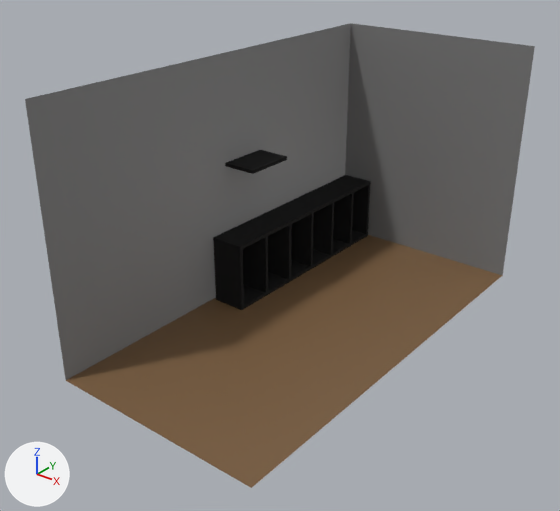
An edit to the glTF model Models/ChuckEsCorner/ChuckEsCornerStage.glb, drawn before and after from the same camera.
The view is the same before and after, from a 50 mm camera at (14.02, -16.09, 11.09) aimed at (2.71, -1.96, 2.33). Every picture has the same lights, and +X, +Y and +Z are marked at lower left. Where no turn or scale is listed for an object, it has been applied to the vertices.

In view in the first picture: 'Cube', 'shelf', 'walls', 'walls.001'.
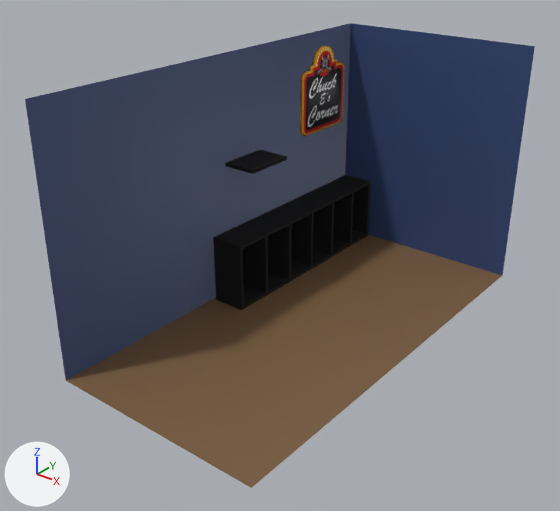
What differs and where, as boxes [x1, y1, x2, y2] in the pictures (560 x 511 px):
'walls', recoloured (grey to blue): [25, 23, 535, 380] in both
'Circle', added: after [300, 46, 344, 136]

The change, as a diff of the scene's bpy script:
```diff
--- a/Models/ChuckEsCorner/ChuckEsCornerStage.glb.py
+++ b/Models/ChuckEsCorner/ChuckEsCornerStage.glb.py
@@ img_chuck_es_corner_1 @@
+img_chuck_es_corner_1 = load_image('Chuck_Es_Corner_1', '_unpacked/Chuck_Es_Corner_1', 346, 438, 'sRGB')
@@ mat_walls_material @@
 mat_walls_material = principled_material('Walls Material')
-mat_walls_material.base_color = (0.2, 0.2, 0.2)  # grey #7c7c7c
+mat_walls_material.base_color = (0.0356, 0.0655, 0.178)  # dark blue #354875
@@ mat_sign_material @@
+mat_sign_material = principled_material('Sign Material')
+mat_sign_material.texture = img_chuck_es_corner_1
@@ me_circle @@
+me_circle.from_pydata(...)  # 94 vertices, 184 faces; spans x 0.0..0.1, y -1.08..1.08, z -1.57..1.03
+me_circle.materials.append(mat_sign_material)  # picture img_chuck_es_corner_1
@@ ob_circle @@
+ob_circle = bpy.data.objects.new('Circle', me_circle)
+ob_circle.location = (0.0, 3.5, 5.5)
```
